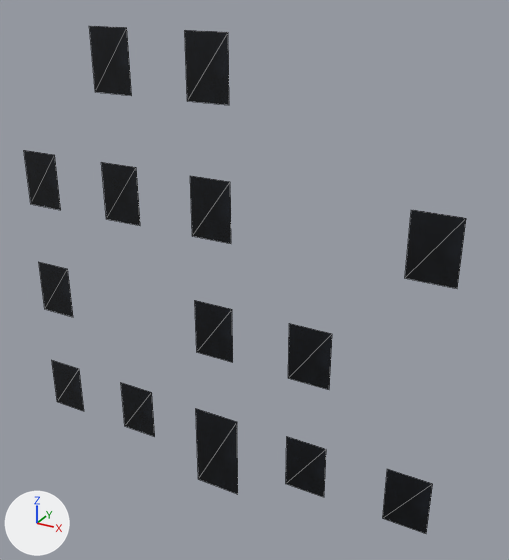
Before and after pictures for a commit that changed the OBJ model resources/blender/zombie_street/Street_BlockR4_Glass.obj.
Camera for both pictures: a 50 mm camera at (8.36, -13.34, 12.4) aimed at (0.83, 0.35, 5.55). The axes (+X, +Y, +Z) are drawn at lower left. The lights are the same throughout. The older version comes first. Mesh edges are drawn as thin lines. Where no turn or scale is listed for an object, it has been applied to the vertices.

Before the edit, the objects in view are built like this:
```python
me_street_blockr4_glass = bpy.data.meshes.new('Street_BlockR4_Glass')
me_street_blockr4_glass.from_pydata(...)  # 56 vertices, 28 faces; spans x -5.74..5.74, y -0.23..-0.22, z -0.61..11.24
me_street_blockr4_glass.materials.append(mat_windowglass)  # picture img_windowglassdark_png
ob_street_blockr4_glass = bpy.data.objects.new('Street_BlockR4_Glass', me_street_blockr4_glass)
ob_street_blockr4_glass.location = (0.0, 0.0, 0.0)
```
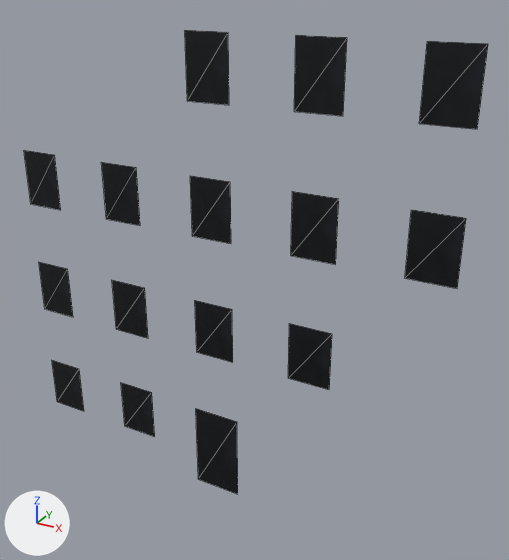
Boxes [x1, y1, x2, y2] around the edits, measured in the pictures (509 x 560 px; the box of a moved part takes in the faces that stretch with it):
'Street_BlockR4_Glass', reshaped (9% shorter): before [24, 26, 466, 534]; after [24, 30, 488, 494]
part 1 of me_street_blockr4_glass, moved or reshaped: before [89, 26, 132, 96]; after [112, 280, 148, 338]
part 2 of me_street_blockr4_glass, moved or reshaped: before [286, 437, 326, 497]; after [291, 191, 339, 264]
part 3 of me_street_blockr4_glass, moved or reshaped: before [383, 469, 433, 534]; after [294, 35, 347, 116]
part 4 of me_street_blockr4_glass, added: after [419, 41, 488, 129]

The change, as a list of edits to the scene's bpy script:
```text
Change me_street_blockr4_glass:
    used by ob_street_blockr4_glass; location = (0.0, 0.0, 0.0)
    remove me_street_blockr4_glass.from_pydata(...)  # 56 vertices, 28 faces; spans x -5.74..5.74, y -0.23..-0.22, z -0.61..11.24
    add me_street_blockr4_glass.from_pydata(...)  # 60 vertices, 30 faces; spans x -5.74..5.74, y -0.23..-0.22, z -0.61..11.24
    me_street_blockr4_glass part 1: the loose piece of 4 vertices spanning x -3.13..-2.07, y -0.22, z 9.77..11.24 is moved by (0.0, 0.0, -6.3)
    me_street_blockr4_glass part 2: the loose piece of 4 vertices spanning x 2.07..3.13, y -0.22, z 0.32..1.79 is moved by (0.0, 0.0, 6.3)
    me_street_blockr4_glass part 3: the loose piece of 4 vertices spanning x 4.66..5.74, y -0.22, z 0.32..1.79 is moved by (-2.6, 0.0, 9.45)
    me_street_blockr4_glass part 4: the loose piece of 4 vertices spanning x 4.66..5.74, y -0.22, z 6.62..8.09 is copied, and the copy is moved by (0.0, 0.0, 3.15); it spans x 4.66..5.74, y -0.22, z 9.77..11.24
```
